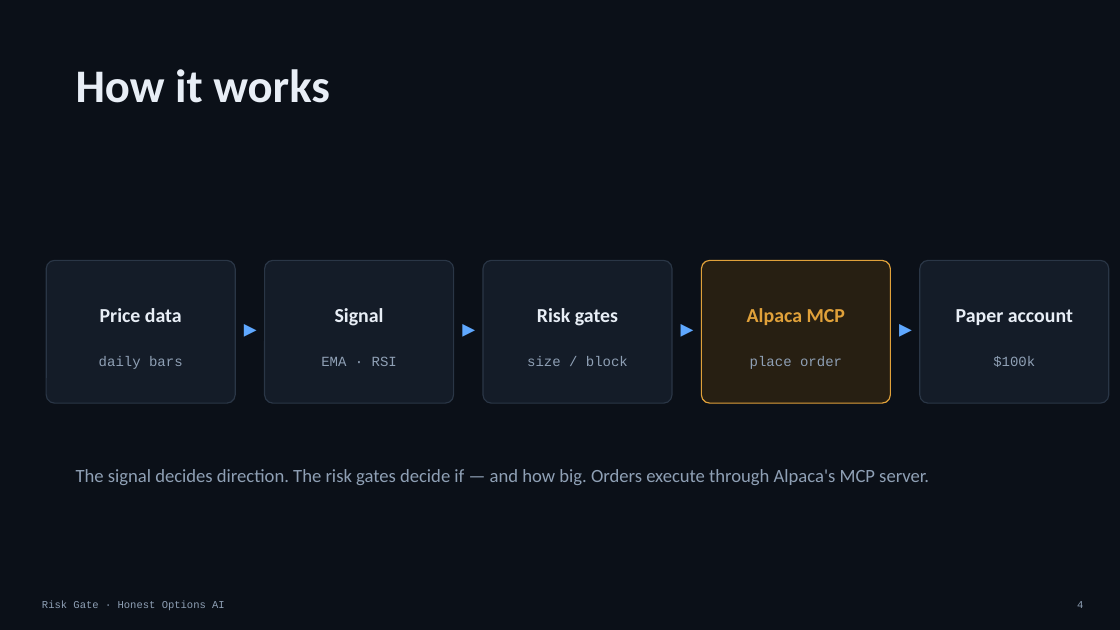
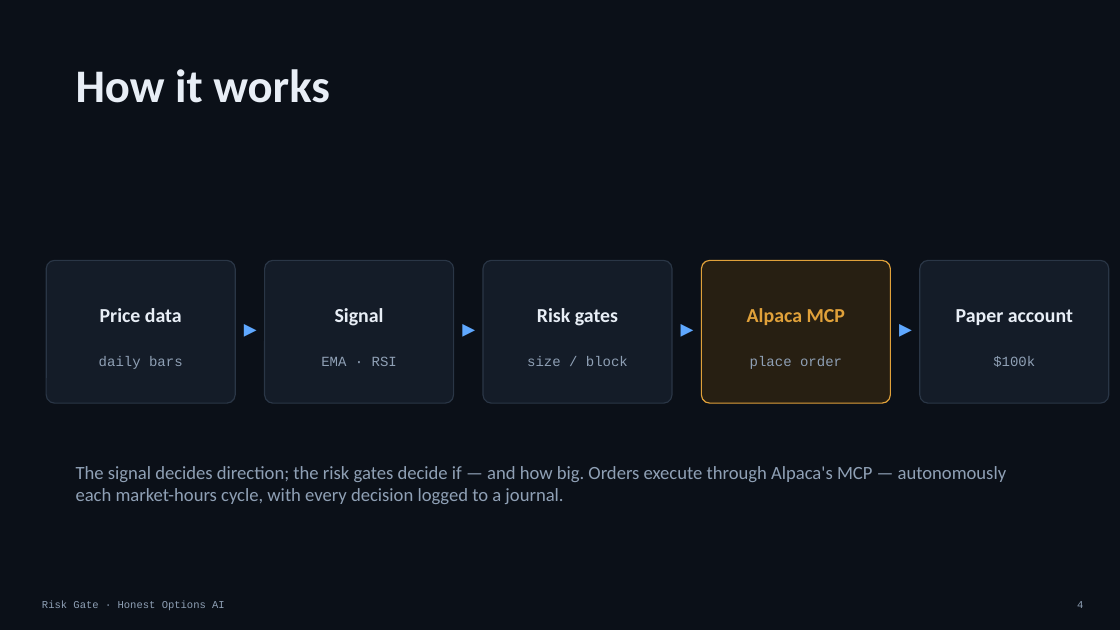
Before and after one commit to fawad07/alpaca-options-agent, a slide deck: slide 4 of presentation.pptx. Drawn at 1120x630 pixels with LibreOffice and Linux fonts; fonts in the diff are those of the drawing. Boxes give left, top, right and bottom in pixels: in the first picture for what was removed or moved away, otherwise in the second. Text is boxed around its words. In the diff, an @@ line names an element or a change of style, - is before the commit and + after.

Commit message:
Polish deck text + add rendered cover.png: cite live risk-gate block + decision journal on slides 4 & 6, cover exported to PNG (2400x1260)

```diff
--- a/presentation.pptx
+++ b/presentation.pptx
@@ text at box(76, 466, 1007, 504): text changed @@
-The signal decides direction. The risk gates decide if — and how big. Orders execute through Alpaca's MCP server.
+The signal decides direction; the risk gates decide if — and how big. Orders execute through Alpaca's MCP — autonomously each market-hours cycle, with every decision logged to a journal.
```
Also in this commit, not shown: 1 other slide changed, 2 other files.
